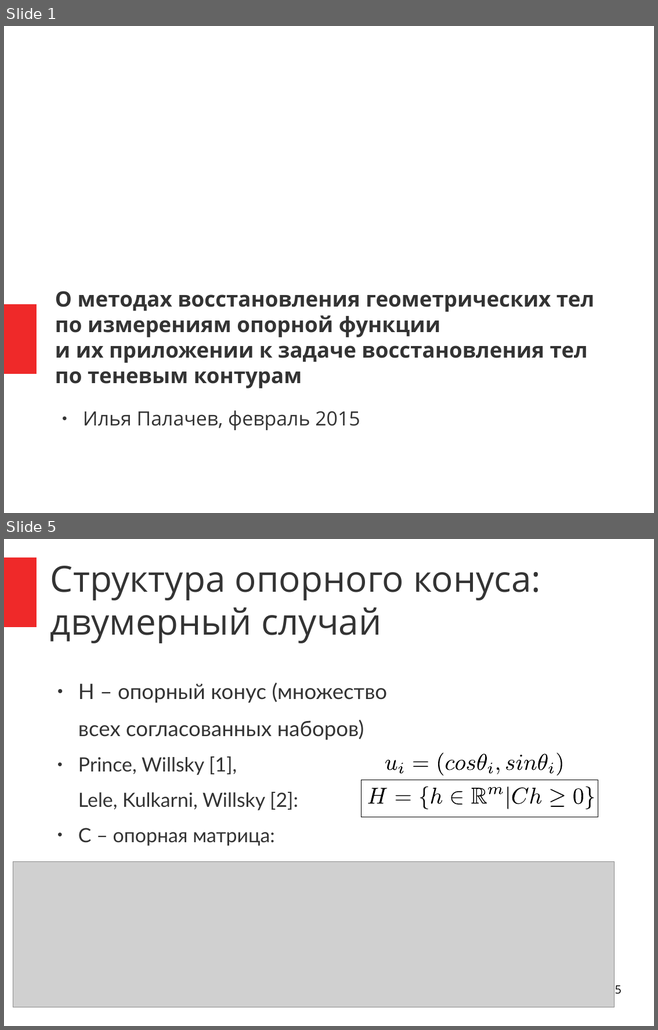
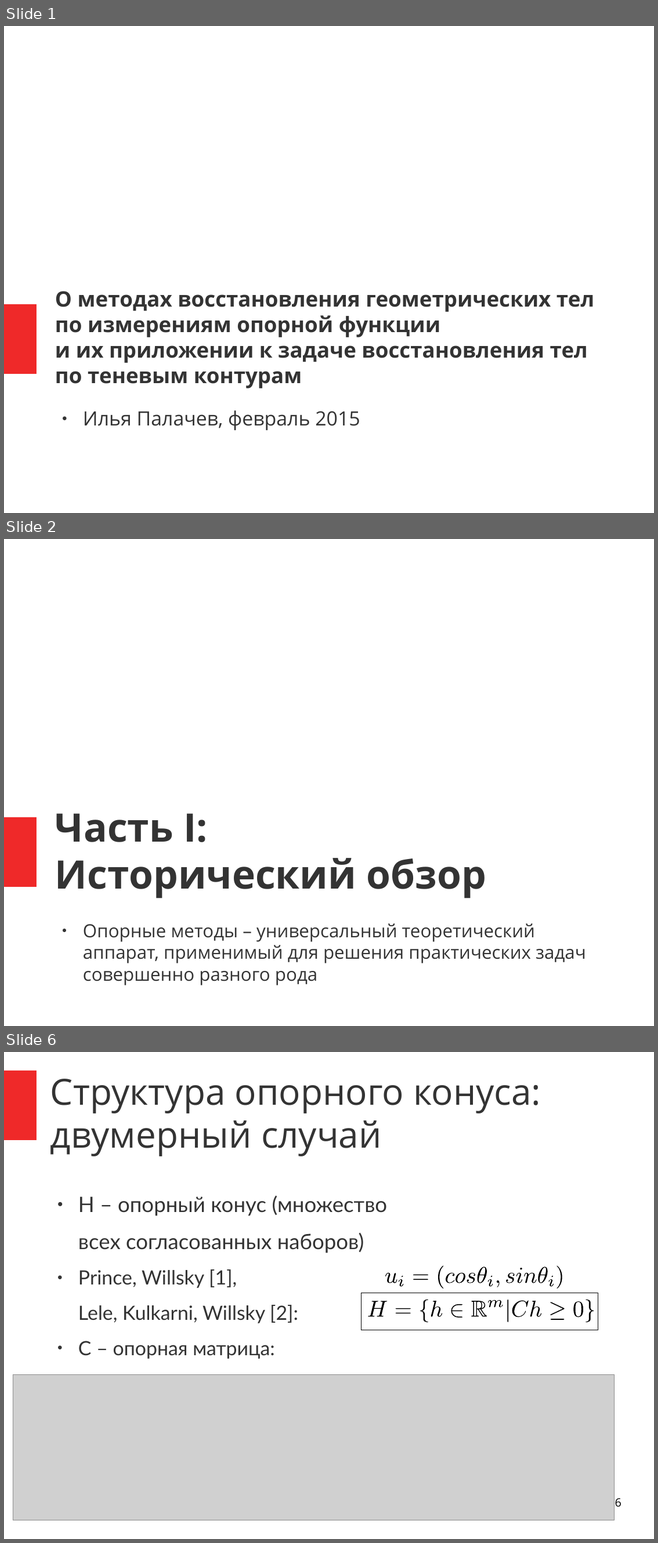
Before and after one commit to ilya-palachev/polyhedra-correction-library, a slide deck: Documentation/i.palachev/Thesis/Presentation-Feb2015/presentation-feb2015.odp. Shown one above the other, each under a label of ours: slides 1 and 5 before the commit, slides 1, 2 and 6 after it; the slides between them are not shown. The pictures are 658x1030 and 658x1543 pixels, drawn with LibreOffice and Linux fonts; fonts in the diff are those of the drawing; grey boxes stand for pictures. Boxes give left, top, right and bottom in pixels: in the first picture for what was removed or moved away, otherwise in the second. Text is boxed around its words. In the diff, an @@ line names an element or a change of style, - is before the commit and + after.

```diff
--- a/Documentation/i.palachev/Thesis/Presentation-Feb2015/presentation-feb2015.odp
+++ b/Documentation/i.palachev/Thesis/Presentation-Feb2015/presentation-feb2015.odp
@@ slide 2 added at (x1=4, y1=539, x2=654, y2=1026), background #FFFFFF; not listed: 1 template element that a slide beside it also shows @@
@@ title added at (x1=55, y1=813, x2=486, y2=899), 48 pt, text #333333, bold @@
+Часть I:
+Исторический обзор
@@ text added at (x1=83, y1=924, x2=586, y2=986), 22.2 pt, text #333333 @@
+● Опорные методы – универсальный теоретический аппарат, применимый для решения практических задач совершенно разного рода
@@ what was slide 5 is now slide 6 @@
@@ page number at (x1=615, y1=1498, x2=621, y2=1507): text changed @@
-5
+6
```
Also in this commit, not shown: 8 slides changed, 9 other slides added, 1 slide removed.
